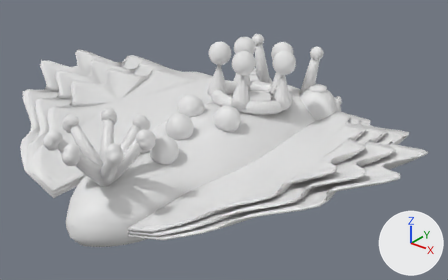
The FBX model EvolutionShop/Assets/EvolutionShop/Resources/Art/DioramaKit/DioramaRainbowregent.fbx, before and after one commit.
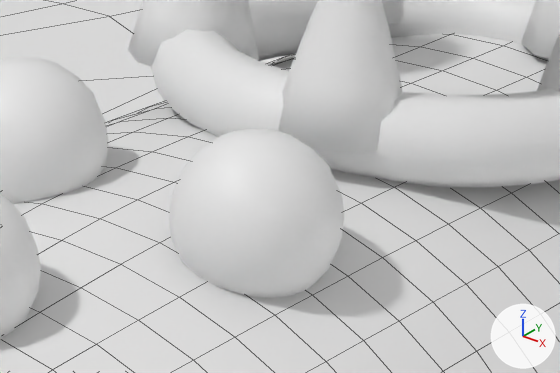
There are two pictures of each version: one whole from a camera (50 mm lens) standing at (0.695, -0.823, 0.562) and looking at (0.032, 0.006, 0.049), one close up on the part from 42% to 61% of the width and 31% to 51% of the height. The lights are fixed; the arrows at lower right show +X, +Y and +Z. The first two pictures are the older version. The close-ups show mesh edges as thin lines. Where no turn or scale is listed for an object, it has been applied to the vertices.

Objects in the first close-up: 'Body', 'Crest pivot', 'Right fin pivot'.
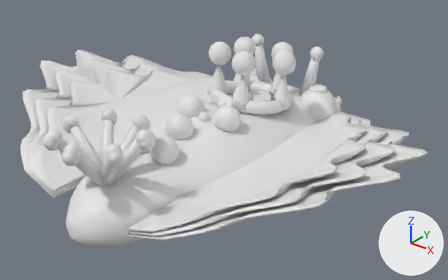
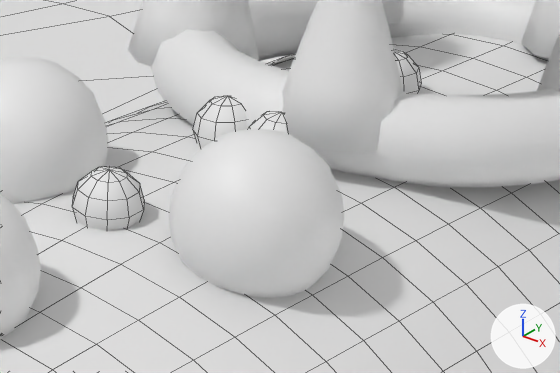
Where the change shows, as pixel boxes [x1, y1, x2, y2] in the close-ups (560 x 373 px):
part 1 of me_body_039, added: after [73, 49, 421, 231]

Edits to the bpy script that builds the scene:
```text
Change me_body_039:
    used by ob_body; location = (0.0, 0.0, 0.0)
    remove me_body_039.from_pydata(...)  # 1542 vertices, 1580 faces; spans x -0.13..0.13, y -0.34..0.34, z -0.05..0.179
    add me_body_039.from_pydata(...)  # 2166 vertices, 2300 faces; spans x -0.13..0.13, y -0.34..0.34, z -0.05..0.179
    me_body_039 part 1: 624 vertices added at x -0.021..0.021, y -0.093..0.133, z 0.077..0.104
    add me_body_039.materials.append(mat_dk_rainbowregentaccent)  # white #e7e7e7
    add me_body_039.materials.append(mat_dk_glint)  # white #e7e7e7
```
